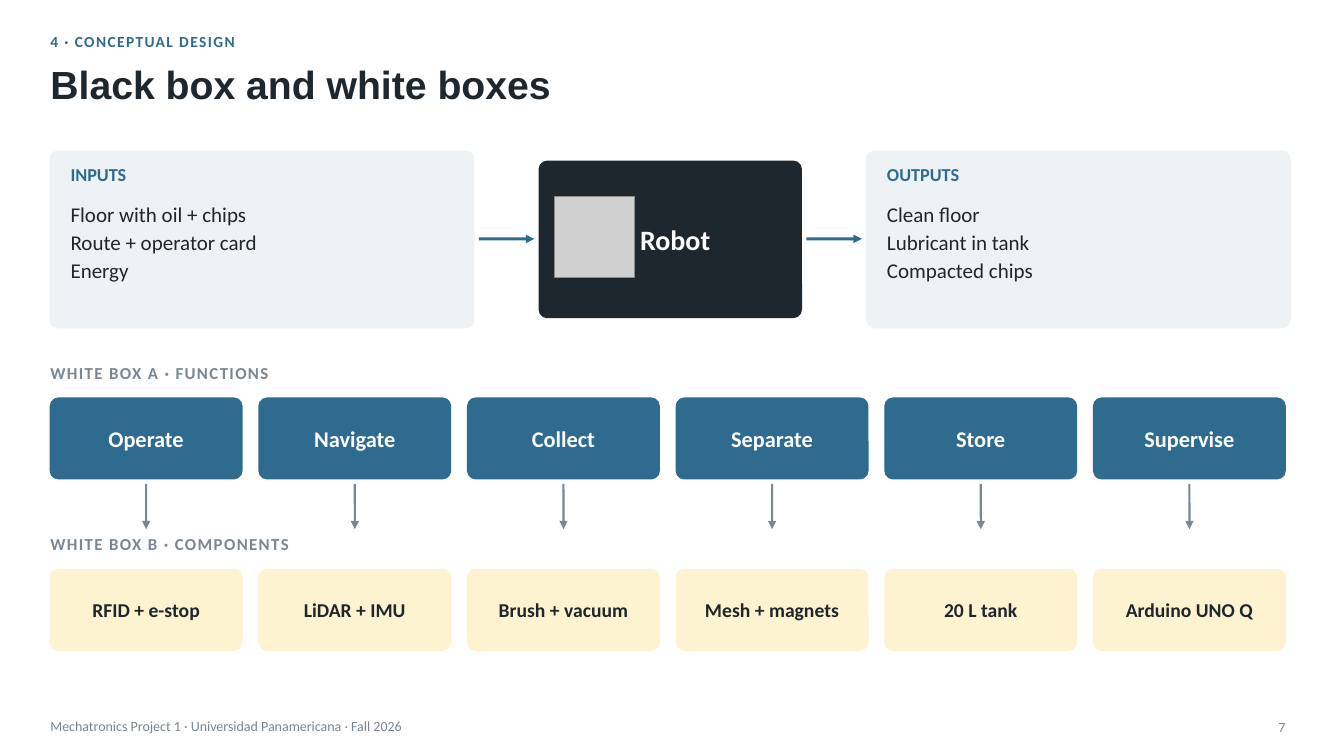
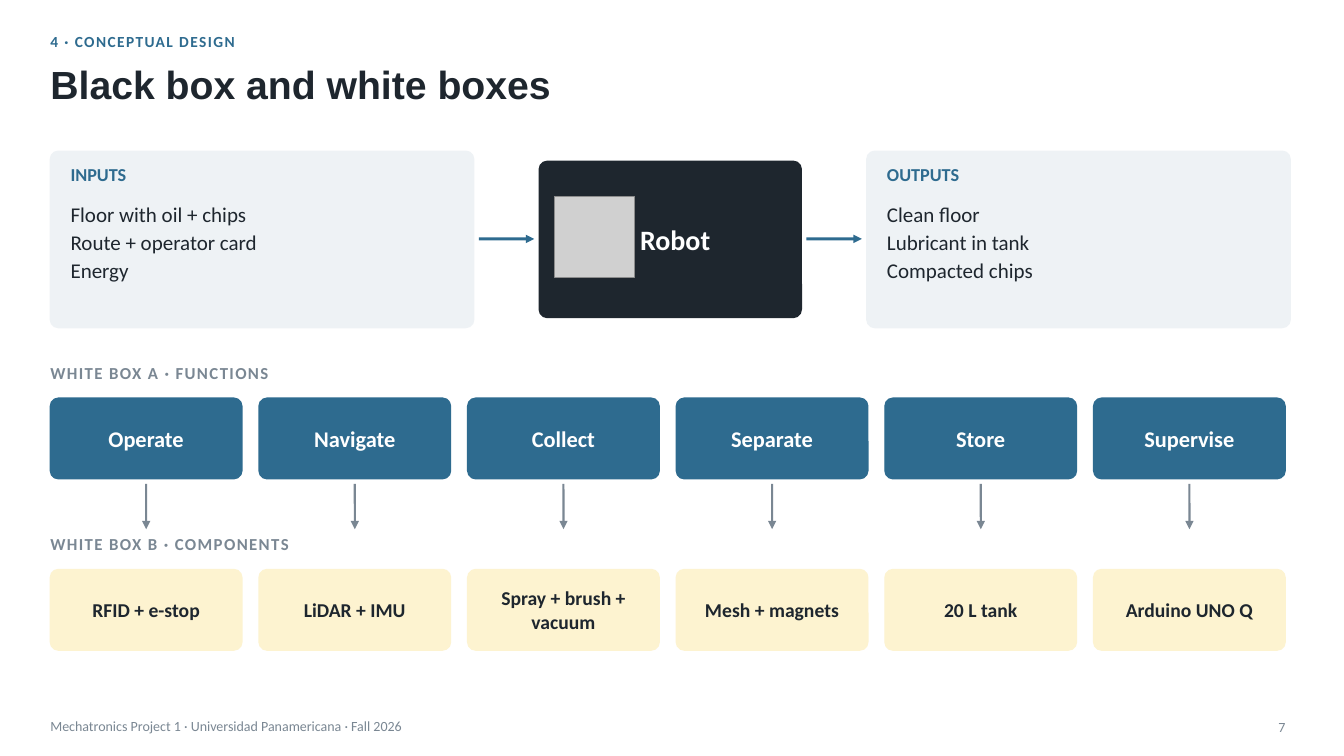
Before and after one commit to Happenedspice17/industrial-waste-clean-machine, a slide deck: slide 7 of docs/semester-1-deliverables/Final_Presentation_Waste_Robot_v4.pptx. Drawn at 1344x756 pixels with LibreOffice and Linux fonts; fonts in the diff are those of the drawing; grey boxes stand for pictures. Boxes give left, top, right and bottom in pixels: in the first picture for what was removed or moved away, otherwise in the second. Text is boxed around its words. In the diff, an @@ line names an element or a change of style, - is before the commit and + after.

```diff
--- a/docs/semester-1-deliverables/Final_Presentation_Waste_Robot_v4.pptx
+++ b/docs/semester-1-deliverables/Final_Presentation_Waste_Robot_v4.pptx
@@ text at <box>501,591,611,629</box>: text changed @@
-Brush + vacuum
+Spray + brush + vacuum
```
Also in this commit, not shown: 5 other slides changed, 28 other files.
